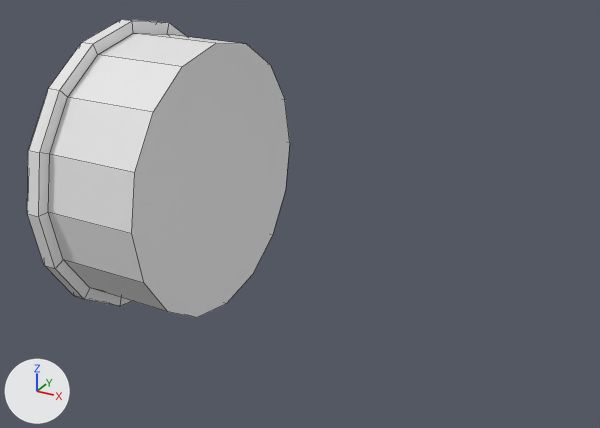
Renders of the Blender file models/blend/Tube.blend from each side of a commit.
Camera for both pictures: a 50 mm lens placed at (8.96, -11.53, 5.49), pointed at (2.68, -0.12, -0.22). Arrows for +X, +Y and +Z are at lower left; the lights stay in place. The first picture is the older version. Mesh edges are drawn as thin lines.
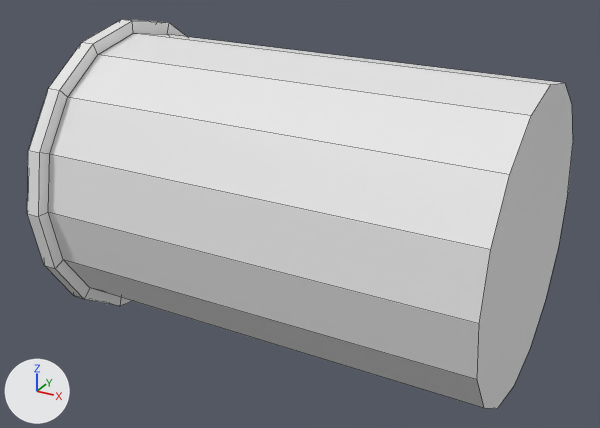
Commit message: Crane Crusher Tube update

Where the change shows, as pixel boxes [x1, y1, x2, y2] in the pictures (600 x 428 px; the box of a moved part takes in the faces that stretch with it):
'Cylinder', reshaped (107% wider, 30% taller)
    before: [27, 19, 290, 318]
    after: [27, 19, 573, 409]
part 1 of me_cylinder, moved or reshaped
    before: [128, 39, 290, 318]
    after: [128, 39, 573, 409]

Edits to the bpy script that builds the scene:
```text
Change me_cylinder:
    used by ob_cylinder; location = (0.0, 0.0, 0.0); rotation_euler = (0.0, 1.571, 0.0), in degrees (0, 90, 0)
    remove me_cylinder.from_pydata(...)  # 128 vertices, 114 faces; spans x -2.72..2.72, y -2.72..2.72, z -1.2..1.0
    add me_cylinder.from_pydata(...)  # 128 vertices, 114 faces; spans x -2.72..2.72, y -2.72..2.72, z -1.2..6.56
    me_cylinder part 1: all 32 vertices in x -2.5..2.5, y -2.5..2.5, z 0.66..1.0 are scaled about their middle by (1, 1, 5.54), then moved by (0.0, 0.0, 4.78)
```
